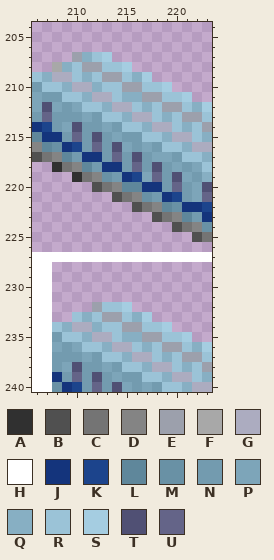
File history of a pixel-art file, src/trains/n700_series/gfx/n700_series.aseprite. That is the earlier state.
309x301 pixels, 1 frame. Pixels under 10% opacity are left out. Colours within 5 levels of each other are drawn and written as one. Shown: x 206..223, y 204..240. The commit also changed other parts of the picture, which this record leaves out.
Visible layers, top first: "Masks/Sanyo 2cc", "Masks/Sanyo Blue", "IRL/F", "IRL/M", "IRL/B", "Spritenames", "Outline".
Palette (. is transparent): A #303030  B #505050  C #747474  D #848484  E #9ca0ac  F #a8a8a8  G #acacc0  H #ffffff  J #14347c  K #1c448c  L #5f879b  M #6991a5  N #739baf  P #7da5b9  Q #87afc3  R #9bc3d7  S #a5cde1  T #505074  U #646488
Pixels before, first column x 206:
207 ....EQRS..........
208 ..FQREERRS........
209 RQGGRQREERQS......
210 NRRQGGQRREERRS....
211 PNNRRQGGRQQEERRS..
212 PTPNPRRQGGRQREERQS
213 NUNNNPNRRQGGRQREER
214 JKNPTNNPNRRQGGRQRE
215 LJJNUNTNPNNRRQGGRQ
216 DLMJKNUNTPNPNRRQGG
217 BCDLNJJNUNTNPPNRRQ
218 ..ACDLNJJNUNTNPNPR
219 ....ACDMNJKPUNTPNQ
220 ......BCDLLJJNUNPT
221 ........BCDMNJKNPU
222 ..........BCDLMJJK
223 ............BCDLNJ
224 ..............BCDM
225 ................BC
226 ..................
227 HHHHHHHHHHHHHHHHHH
228 HH................
229 HH................
230 HH................
231 HH................
232 HH....ERRS........
233 HH..RQREERQS......
234 HHRQGGQRREERRS....
235 HHNRRQGGRQQEERRS..
236 HHPNPRRQGGRQREERQS
237 HHNNNPNRRQGGRQREER
238 HHNPTNNPNRRQGGRQRE
239 HHJNUNTNPNNRRQGGRQ
240 HHMJKNUNTPNPNRRQGG
After:
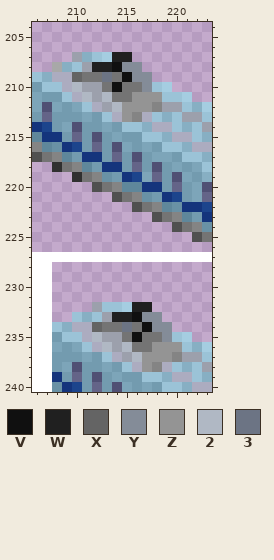
Colours new in this view: V #101010  W #202020  X #646464  Y #848c98  Z #949494  2 #b0b8c4  3 #6c7484
The edit:
layer "Panto" now shown
Changed rows in their new state; - is an unchanged pixel.
Layer "Panto":
first column x 209:
207 -----WW---
208 ---WWVYY--
209 -XCC3CVYY-
210 G2EECVCCY-
211 -G2E2CCZZZ
212 ---GE2ZZZD
213 -----GZD--
first column x 211:
232 -----WW---
233 ---WWVYY--
234 -XCC3CVYY-
235 G2EECVCCY-
236 -G2E2CCZZZ
237 ---GE2ZZZD
238 -----GZD--
